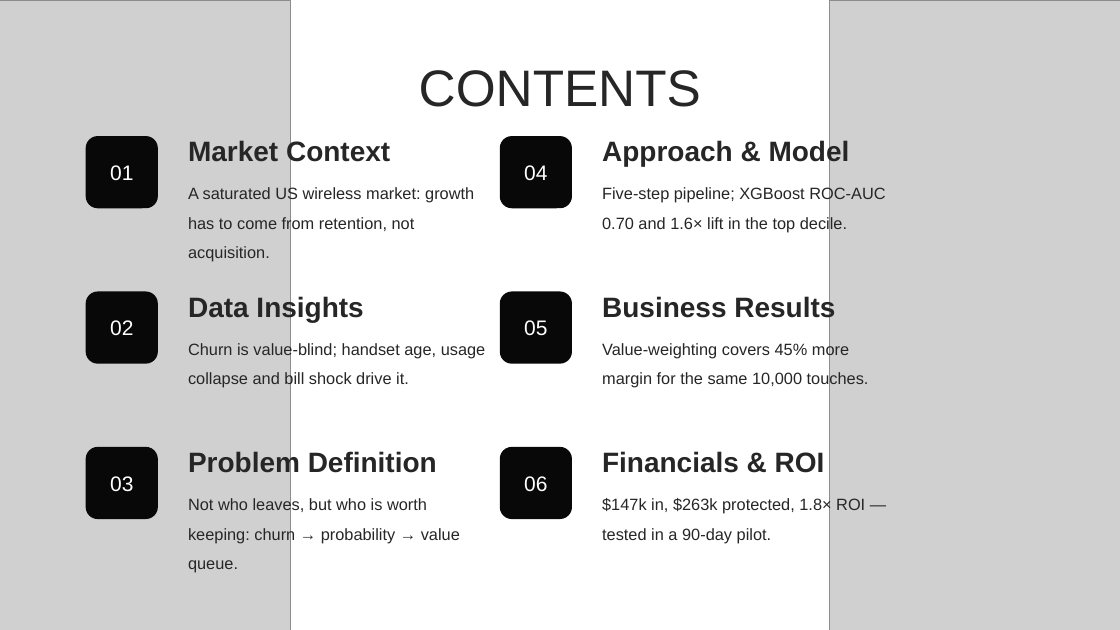
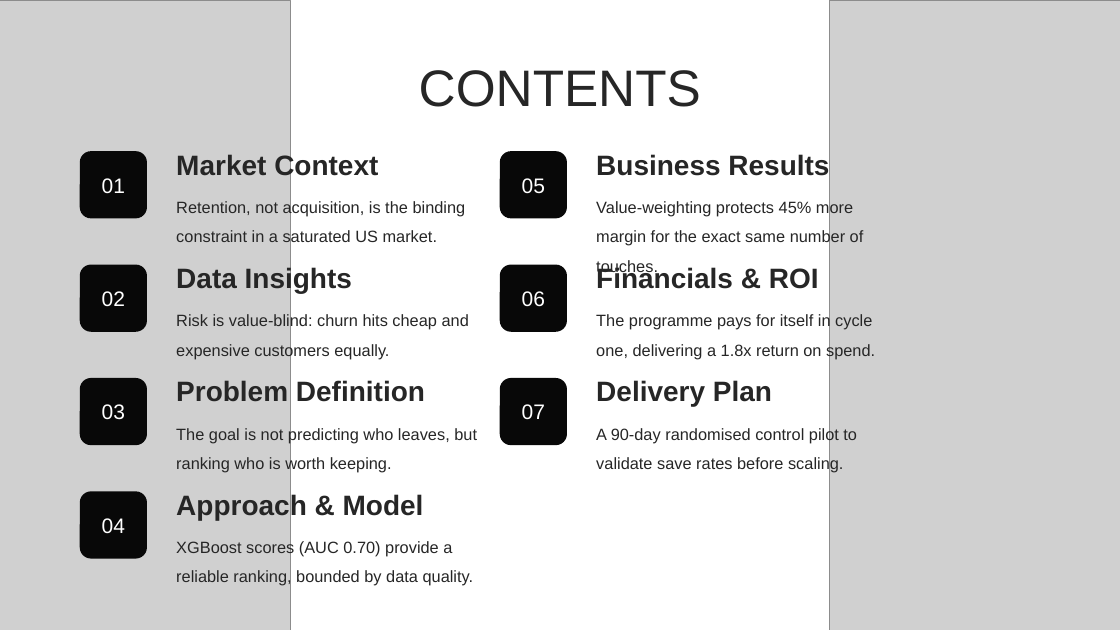
Before and after one commit to yulinhtm/Final-Assignment-GC, a slide deck: slide 2 of 05. Final Assignment 已更改/Yuxuan_wu.pptx. Drawn at 1120x630 pixels with LibreOffice and Linux fonts; fonts in the diff are those of the drawing; grey boxes stand for pictures. Boxes give left, top, right and bottom in pixels: in the first picture for what was removed or moved away, otherwise in the second. Text is boxed around its words. In the diff, an @@ line names an element or a change of style, - is before the commit and + after.

```diff
--- a/05. Final Assignment 已更改/Yuxuan_wu.pptx
+++ b/05. Final Assignment 已更改/Yuxuan_wu.pptx
@@ text "Market Context": place and size @@
-text "Market Context" at bbox=[188, 139, 390, 166]
+text "Market Context" at bbox=[176, 153, 378, 180]
@@ text "Business Results" rewrapped from bbox=[602, 295, 835, 322] to bbox=[596, 154, 829, 176] @@
@@ rounded rectangle "01": place and size @@
-rounded rectangle "01" at bbox=[86, 136, 158, 208]
+rounded rectangle "01" at bbox=[80, 151, 147, 218]
@@ rounded rectangle "05": place and size @@
-rounded rectangle "05" at bbox=[500, 292, 572, 364]
+rounded rectangle "05" at bbox=[500, 151, 567, 218]
@@ text at bbox=[176, 200, 466, 246]: text changed @@
-A saturated US wireless market: growth has to come from retention, not acquisition.
+Retention, not acquisition, is the binding constraint in a saturated US market.
@@ text at bbox=[596, 200, 864, 246]: text changed @@
-Value-weighting covers 45% more margin for the same 10,000 touches.
+Value-weighting protects 45% more margin for the exact same number of touches.
@@ rounded rectangle "02": place and size @@
-rounded rectangle "02" at bbox=[86, 292, 158, 364]
+rounded rectangle "02" at bbox=[80, 265, 147, 332]
@@ text "Data Insights": place and size @@
-text "Data Insights" at bbox=[188, 295, 363, 322]
+text "Data Insights" at bbox=[176, 266, 352, 293]
@@ rounded rectangle "06": place and size @@
-rounded rectangle "06" at bbox=[500, 447, 572, 519]
+rounded rectangle "06" at bbox=[500, 265, 567, 332]
@@ text "Financials & ROI": place and size @@
-text "Financials & ROI" at bbox=[602, 451, 825, 473]
+text "Financials & ROI" at bbox=[596, 266, 819, 289]
@@ text at bbox=[176, 313, 469, 359]: text changed @@
-Churn is value-blind; handset age, usage collapse and bill shock drive it.
+Risk is value-blind: churn hits cheap and expensive customers equally.
@@ text at bbox=[596, 313, 875, 359]: text changed @@
-$147k in, $263k protected, 1.8× ROI — tested in a 90-day pilot.
+The programme pays for itself in cycle one, delivering a 1.8x return on spend.
@@ rounded rectangle "03": place and size @@
-rounded rectangle "03" at bbox=[86, 447, 158, 519]
+rounded rectangle "03" at bbox=[80, 378, 147, 445]
@@ text "Problem Definition" rewrapped from bbox=[188, 450, 437, 477] to bbox=[176, 380, 425, 402] @@
@@ rounded rectangle added at bbox=[500, 378, 567, 445], fill #080808, 18 pt, text #FFFFFF @@
+07
@@ text added at bbox=[596, 380, 772, 406], 24 pt, text #262626, bold @@
+Delivery Plan
@@ text at bbox=[176, 426, 477, 473]: text changed @@
-Not who leaves, but who is worth keeping: churn → probability → value queue.
+The goal is not predicting who leaves, but ranking who is worth keeping.
@@ text added at bbox=[596, 426, 857, 473], 14 pt, text #262626 @@
+A 90-day randomised control pilot to validate save rates before scaling.
@@ rounded rectangle "04": place and size @@
-rounded rectangle "04" at bbox=[500, 136, 572, 208]
+rounded rectangle "04" at bbox=[80, 492, 147, 559]
@@ text "Approach & Model": place and size @@
-text "Approach & Model" at bbox=[602, 139, 850, 166]
+text "Approach & Model" at bbox=[176, 493, 424, 520]
@@ text at bbox=[176, 540, 474, 586]: text changed @@
-Five-step pipeline; XGBoost ROC-AUC 0.70 and 1.6× lift in the top decile.
+XGBoost scores (AUC 0.70) provide a reliable ranking, bounded by data quality.
```
Also in this commit, not shown: 1 other file.
